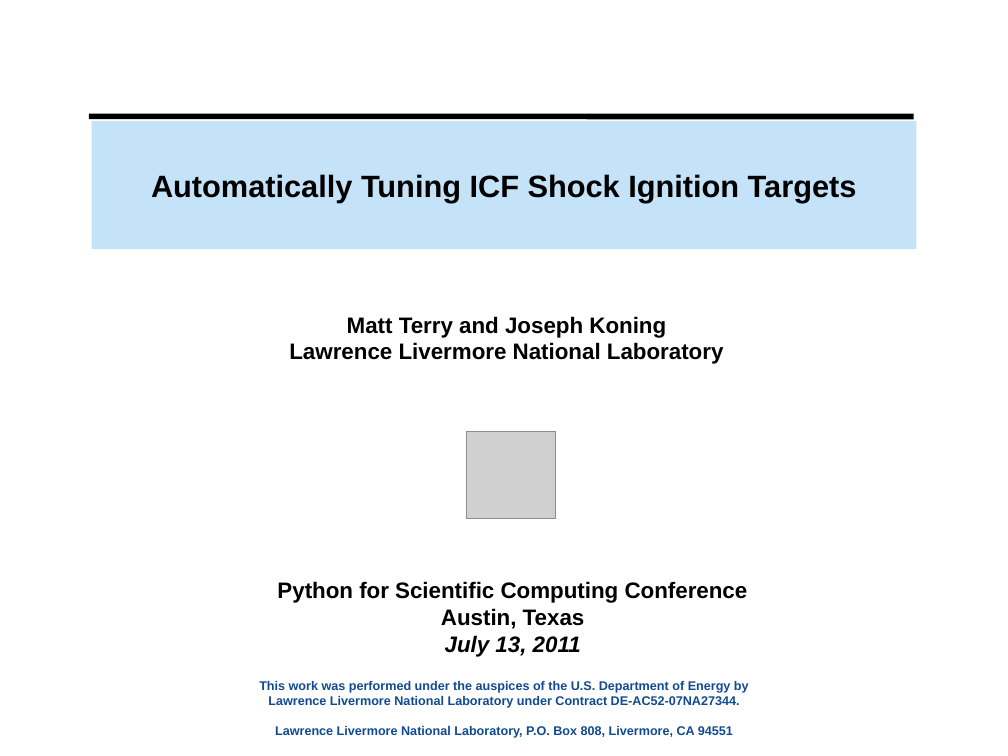
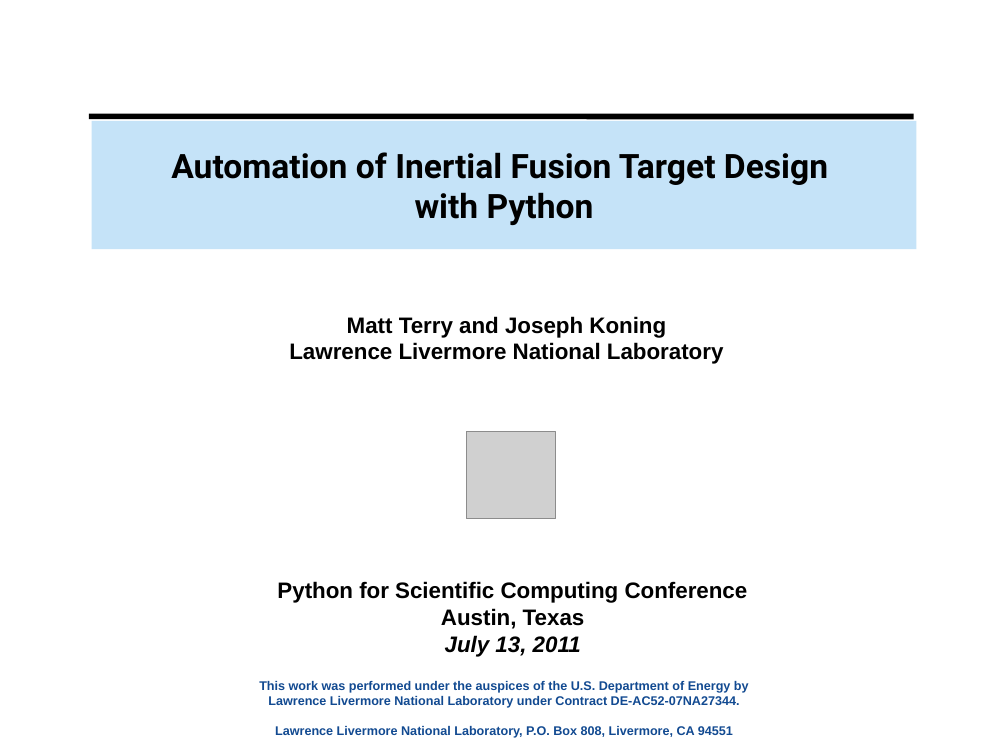
Before and after one commit to scipy-conference/scipy_proceedings, a slide deck: slide 1 of papers/koningterry/slides.pptx. Drawn at 1008x756 pixels with LibreOffice and Linux fonts; fonts in the diff are those of the drawing; grey boxes stand for pictures. Boxes give left, top, right and bottom in pixels: in the first picture for what was removed or moved away, otherwise in the second. Text is boxed around its words. In the diff, an @@ line names an element or a change of style, - is before the commit and + after.

```diff
--- a/papers/koningterry/slides.pptx
+++ b/papers/koningterry/slides.pptx
@@ text in rectangle at (171, 152, 828, 225): text changed; size 22 to 24 pt; font Arial to Roboto @@
-Automatically Tuning ICF Shock Ignition Targets
+Automation of Inertial Fusion Target Design
+with Python
```
Also in this commit, not shown: 6 other slides changed, 2 slides added.
